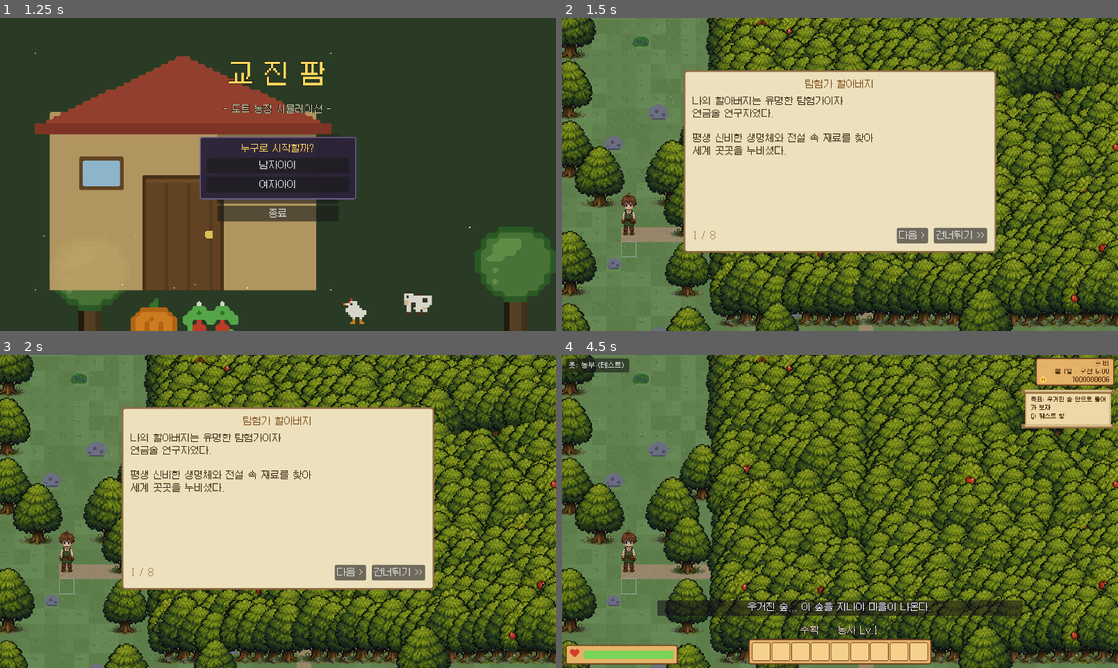
Above: before the commit, frames 1-4 (two rows, left to right).
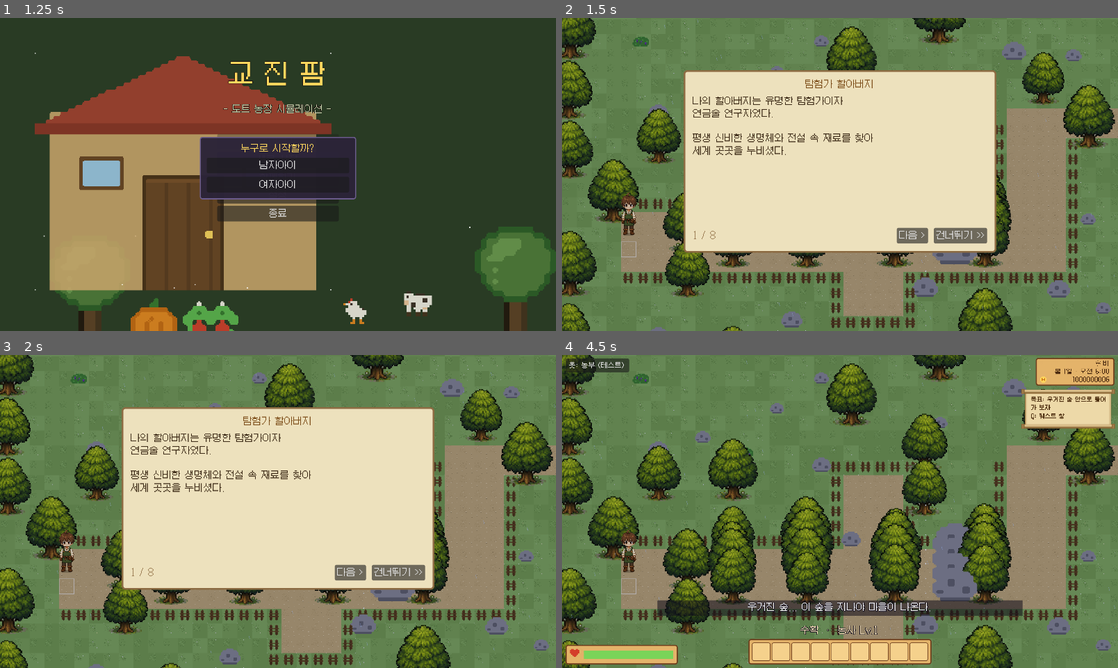
Above: after the commit, the same moments.

Repository: kyojin00/kyojingame
Game: Godot game, scene res://scenes/title.tscn
Same seed, same stepped clock (60 frames per second), same inputs: the game is played once before the commit and once after it.
Inputs:
- Up to frame 1 (1.25 s): click "새로 시작" at 0.5 s
- Up to frame 2 (1.5 s): click "새로 시작" at 1.25 s
- Up to frame 3 (2 s): no input
- Up to frame 4 (4.5 s): click "다음 >" at 2 s; click "< 이전" at 2.75 s; click "건너뛰기 >>" at 3.5 s; click "시작하기" at 4.25 s

Frame 1 is identical in both runs. In frame 2, 45% of the frame differs, in the area x 2-100%, y 0-100%; in frame 3, 45%; in frame 4, 66%.

Commit message:
숲길 4줄 + 울타리 차단, 나무 겹침 완전 제거
빽빽한 나무 벽으로 길을 막던 구조를 걷어내고, 울타리로 막는 구조로 바꿨다.
이제 나무끼리 겹치는 구간이 없다.

- 숲길을 4줄 폭 흙길로 확장 (y 15~18, x 4~33)
- 길 양옆과 동쪽 끝을 울타리로 차단 — 도끼로 걷어낼 수 없는 고정 울타리라
  길을 벗어나 숲으로 들어갈 수 없다
- 길을 통째로 가로막는 나무 줄 4곳(x 11·16·22·28)과 바위 줄(x 26)을 두어,
  베고 캐고 넘어가며 나아간다. 연결성 검사로 우회로가 없음을 확인했다
- 갈림길에서 북·남 갈래를 내되 둘 다 울타리로 막힌 막다른 길 (지도 퀘스트용)
- 길 바깥 숲은 서로 겹치지 않는 간격(가로 5칸·세로 3칸)으로 배치
- 진행도 표시를 「남은 길목 N곳」으로 정리, 뚫은 길목은 다시 막히지 않는다
- 스토리 울타리는 저장/불러오기에도 유지된다 (fixed 플래그)

Co-Authored-By: Claude Fable 5 <noreply@anthropic.com>
Claude-Session: https://claude.ai/code/session_01G16d56kTH5eNwk3gstTUwt

Diff:
--- a/game/scripts/game_data.gd
+++ b/game/scripts/game_data.gd
@@ -473,7 +473,7 @@
 			return "흙길을 막고 선 나무를 베어보자"
 		"path":
 			if story_gates_left > 0:
-				return "흙길을 막은 나무를 베며 나아가자 (남은 나무 %d그루)" % story_gates_left
+				return "길을 막은 나무를 베며 나아가자 (남은 길목 %d곳)" % story_gates_left
 			return "열린 숲길을 따라 갈림길까지 가자"
 		"map":
 			return "M 키를 눌러 지도를 열어 보자"
--- a/game/scripts/main.gd
+++ b/game/scripts/main.gd
@@ -688,7 +688,7 @@
 # 앞뒤(위아래)로 겹치는 것은 y정렬로 앞 나무가 뒤 나무를 가려 주므로
 # 오히려 깊은 숲처럼 보인다. 그래서 가로 간격만 넓게 잡고 세로는 촘촘히 둔다.
 const TREE_DX := 4   # 가로로 4칸 이내이면서
-const TREE_DY := 1   # 세로로 1칸 이내면 나란히 겹쳐 보인다 -> 금지
+const TREE_DY := 2   # 세로로 2칸 이내면 겹쳐 보인다 -> 금지
 const NATURE_CLEAR := {
 	"tree": 4, "bigrock": 3, "rock": 2, "forage_berry": 2, "forage_herb": 2,
 }
@@ -1221,7 +1221,8 @@
 					_remove_object(t)
 					# 숲길을 막고 있던 나무는 다시 자라지 않는다 (길이 도로 막히면 안 된다)
 					var story_gate: bool = GameData.story_phase != "done" \
-						and t in STORY_MAZE_GATES
+						and STORY_GATE_XS.has(t.x) \
+						and t.y >= STORY_ROAD_Y0 and t.y <= STORY_ROAD_Y1
 					if not story_gate:
 						GameData.tree_regrow.append([t.x, t.y, 1])  # 다음 날 어린 나무
 					var wood_got := WOOD_PER_TREE
@@ -1230,14 +1231,16 @@
 					GameData.wood += wood_got
 					GameData.trees_chopped += 1
 					hud.show_message("나무를 베었다! 목재 +%d" % wood_got)
-					# 숲길을 막고 있던 나무였다면 진행도를 갱신한다
-					if story_gate and GameData.story_gates_left > 0:
-						GameData.story_gates_left -= 1
-						if GameData.story_gates_left > 0:
-							hud.show_message("길이 조금 더 열렸다! (남은 나무 %d그루)"
-								% GameData.story_gates_left, 4.0)
-						else:
-							hud.show_message("숲길이 끝까지 열렸다! 갈림길로 가보자.", 4.0)
+					# 길목을 뚫었다면 진행도를 갱신한다
+					if story_gate:
+						var before_gates := int(GameData.story_gates_left)
+						_refresh_story_gates()
+						if GameData.story_gates_left < before_gates:
+							if GameData.story_gates_left > 0:
+								hud.show_message("길이 뚫렸다! (남은 길목 %d곳)"
+									% GameData.story_gates_left, 4.0)
+							else:
+								hud.show_message("숲길이 끝까지 열렸다!", 4.0)
 					_story_tree_chopped()
 					tutorial_notify("chop")
 					gain_skill("forest", 3.0)
@@ -1253,6 +1256,9 @@
 				else:
 					hud.show_message("나무가 쓰러지기 직전이다! (2/%d)" % TREE_HP)
 			elif obj.kind == "fence":
+				if bool(obj.get("fixed", false)):
+					hud.show_message("단단히 박힌 울타리다. 길을 따라 가야 한다.")
+					return
 				_remove_object(t)
 				GameData.wood += GameData.FENCE_COST_WOOD
 				Sound.play_sfx("sfx_place")
@@ -1527,25 +1533,15 @@
 const STORY_FORK := Vector2i(20, 16)       # 숲길이 갈라지는 갈림길 (지도 퀘스트)
 const STORY_ROCK := Vector2i(26, 16)       # 마을 가는 길을 막는 커다란 바위 (퀘스트 5)
 const STORY_FOREST_W := 38                 # 스토리 숲의 가로 폭 (줌아웃 화면을 채운다)
-const STORY_WALL_X := 11                   # 퀘스트 1에서 길을 막는 나무 벽
-const STORY_LINK_X := 33                   # 숲길 -> 마을 큰길로 이어지는 지점
-# 숲 미로: 지나갈 수 있는 통로 (여기 말고는 전부 빽빽한 나무)
-const STORY_MAZE_PATH := [
-	Vector2i(12, 16), Vector2i(13, 16), Vector2i(14, 16),
-	Vector2i(14, 15), Vector2i(14, 14), Vector2i(14, 13), Vector2i(14, 12),
-	Vector2i(15, 12), Vector2i(16, 12), Vector2i(17, 12),
-	Vector2i(17, 13), Vector2i(17, 14), Vector2i(17, 15), Vector2i(17, 16),
-	Vector2i(18, 16), Vector2i(19, 16),
-]
-# 흙길 한가운데 간간히 서서 길을 막는 나무들 — 베고 넘어가며 나아간다.
-# 첫 번째(벽)는 퀘스트 1의 「더 이상 갈 수 없는 길」이자 퀘스트 3의 벌목 대상.
-const STORY_MAZE_GATES := [
-	Vector2i(STORY_WALL_X, 16),                       # 빈터 끝 — 길을 막은 첫 나무
-	Vector2i(13, 16), Vector2i(14, 13), Vector2i(17, 15),  # 미로 통로
-	Vector2i(22, 16), Vector2i(24, 16),               # 갈림길 뒤 동쪽 숲길
-	Vector2i(29, 16), Vector2i(31, 16),               # 바위 너머
-	Vector2i(STORY_LINK_X, 12),                       # 마을 큰길로 오르는 연결로
-]
+# 숲길은 4줄 폭의 흙길. 양옆은 울타리로 막혀 있어 길을 벗어날 수 없다.
+const STORY_ROAD_Y0 := 15
+const STORY_ROAD_Y1 := 18                  # 15·16·17·18 = 4줄
+const STORY_ROAD_X0 := 4
+const STORY_ROAD_X1 := 33
+const STORY_LINK_X := 30                   # 마을 큰길로 오르는 4줄 연결로 (30~33)
+# 길을 가로막고 선 나무 줄 (4줄 전체를 막는다) — 베어야만 지나갈 수 있다.
+# 첫 번째는 퀘스트 1의 「더 이상 갈 수 없는 길」이자 퀘스트 3의 벌목 대상.
+const STORY_GATE_XS := [11, 16, 22, 28]
 const BIGROCK_HP := 4                      # 커다란 바위는 여러 번 캐야 부서진다
 const BIGROCK_STONE := 4                   # 커다란 바위에서 나오는 돌
 var story_cutscene := false                # 컷신 중 조작 잠금
@@ -1592,53 +1588,95 @@
 	for yy in [STORY_LANE_Y - 1, STORY_LANE_Y, STORY_LANE_Y + 1]:
 		objects.erase(Vector2i(0, yy))
 		objects.erase(Vector2i(1, yy))
-	# ① 숲길을 흙길로 먼저 낸다 — 어디로 가야 하는지 한눈에 보이게 한다.
-	#    (빈터에서 벽까지 → 미로 통로 → 갈림길 → 동쪽 길 → 마을 큰길 연결로)
-	for x in range(4, STORY_WALL_X + 1):
-		grid[STORY_LANE_Y][x].ground = "path"
-	for c: Vector2i in STORY_MAZE_PATH:
-		grid[c.y][c.x].ground = "path"
-	for y in range(8, 23):
-		grid[y][STORY_FORK.x].ground = "path"
-	for x in range(STORY_FORK.x, STORY_LINK_X + 1):
-		grid[STORY_LANE_Y][x].ground = "path"
-	for y in range(9, STORY_LANE_Y + 1):
-		grid[y][STORY_LINK_X].ground = "path"
-
-	# ② 숲 미로: 흙길이 아닌 곳은 전부 나무로 꽉 채운다
+	# ① 4줄 폭의 흙길을 낸다 (본길 + 갈림길의 북/남 갈래 + 마을 큰길 연결로)
+	for y in range(STORY_ROAD_Y0, STORY_ROAD_Y1 + 1):
+		for x in range(STORY_ROAD_X0, STORY_ROAD_X1 + 1):
+			grid[y][x].ground = "path"
+	for y in range(10, STORY_ROAD_Y0):              # 북쪽 갈래 (막다른 길)
+		for x in range(STORY_FORK.x - 1, STORY_FORK.x + 3):
+			grid[y][x].ground = "path"
+	for y in range(STORY_ROAD_Y1 + 1, 22):          # 남쪽 갈래 (막다른 길)
+		for x in range(STORY_FORK.x - 1, STORY_FORK.x + 3):
+			grid[y][x].ground = "path"
+	for y in range(9, STORY_ROAD_Y0):               # 마을 큰길로 오르는 연결로
+		for x in range(STORY_LINK_X, STORY_LINK_X + 4):
+			grid[y][x].ground = "path"
+
+	# ② 길 양옆은 울타리로 막는다 — 길을 벗어날 수 없다 (숲으로는 못 들어간다)
+	for x in range(STORY_ROAD_X0, STORY_ROAD_X1 + 2):
+		var at_fork: bool = x >= STORY_FORK.x - 1 and x <= STORY_FORK.x + 2
+		var at_link: bool = x >= STORY_LINK_X and x <= STORY_LINK_X + 3
+		if not at_fork and not at_link:
+			_story_fence(Vector2i(x, STORY_ROAD_Y0 - 1))   # 위쪽 (갈래·연결로는 열어 둔다)
+		if not at_fork:
+			_story_fence(Vector2i(x, STORY_ROAD_Y1 + 1))   # 아래쪽
+	for y in range(9, STORY_ROAD_Y0):               # 북쪽 갈래 양옆 + 막다른 끝
+		_story_fence(Vector2i(STORY_FORK.x - 2, y))
+		_story_fence(Vector2i(STORY_FORK.x + 3, y))
+	for x in range(STORY_FORK.x - 2, STORY_FORK.x + 4):
+		_story_fence(Vector2i(x, 9))
+	for y in range(STORY_ROAD_Y1 + 1, 22):          # 남쪽 갈래 양옆 + 막다른 끝
+		_story_fence(Vector2i(STORY_FORK.x - 2, y))
+		_story_fence(Vector2i(STORY_FORK.x + 3, y))
+	for x in range(STORY_FORK.x - 2, STORY_FORK.x + 4):
+		_story_fence(Vector2i(x, 22))
+	for y in range(9, STORY_ROAD_Y0):               # 연결로 양옆
+		_story_fence(Vector2i(STORY_LINK_X - 1, y))
+		_story_fence(Vector2i(STORY_LINK_X + 4, y))
+	for y in range(STORY_ROAD_Y0, STORY_ROAD_Y1 + 1):   # 본길 동쪽 끝
+		_story_fence(Vector2i(STORY_ROAD_X1 + 1, y))
+
+	# ③ 길을 가로막고 선 나무 줄 — 베어야만 지나갈 수 있다
+	for gx: int in STORY_GATE_XS:
+		for y in range(STORY_ROAD_Y0, STORY_ROAD_Y1 + 1):
+			objects[Vector2i(gx, y)] = {"kind": "tree", "hp": TREE_HP}
+
+	# ④ 퀘스트 5: 커다란 바위가 길 4줄을 통째로 가로막는다
+	for y in range(STORY_ROAD_Y0, STORY_ROAD_Y1 + 1):
+		objects[Vector2i(STORY_ROCK.x, y)] = {"kind": "bigrock", "hp": BIGROCK_HP}
+
+	# ⑤ 길 바깥의 숲: 서로 겹치지 않게 간격을 지켜 세운다 (울타리 너머 풍경)
 	for y in range(1, 23):
-		for x in range(STORY_WALL_X, STORY_FOREST_W):
+		for x in range(3, STORY_FOREST_W):
 			var pos := Vector2i(x, y)
 			if grid[y][x].ground != "grass" or objects.has(pos):
-				continue  # 흙길은 비워 둔다
-			var tr := {"kind": "tree", "hp": TREE_HP}
-			if _hash01(x * 17 + 2, y * 23 + 5) < 0.10:
-				tr["apple"] = true  # 일부 나무에만 사과 3개가 열린다
-			objects[pos] = tr
-
-	# ③ 흙길 위에 길을 막고 선 나무들 — 이것만 베면 길이 이어진다
-	for g: Vector2i in STORY_MAZE_GATES:
-		objects[g] = {"kind": "tree", "hp": TREE_HP}
-	GameData.story_gates_left = STORY_MAZE_GATES.size()
-
-	# ③ 시작 빈터: 주인공이 움직이고 우체부와 만나는 자리 (나무 없이 돌·덤불만)
-	for y in range(1, 23):
-		for x in range(3, STORY_WALL_X):
-			var p2 := Vector2i(x, y)
-			if grid[y][x].ground != "grass" or objects.has(p2):
 				continue
-			if y == STORY_LANE_Y:
-				continue  # 우체부가 걸어오는 길
 			var h := _hash01(x, y)
-			if h > 0.93 and _nature_clear(p2, "rock"):
-				objects[p2] = {"kind": "rock", "hp": ROCK_HP}
-			elif h > 0.84 and _nature_clear(p2, "forage_berry"):
-				objects[p2] = {"kind": "forage_herb" if h < 0.885 else "forage_berry",
-					"hp": 0}
-
-	# ④ 퀘스트 5: 동쪽 숲길 한가운데를 커다란 바위가 완전히 가로막는다
-	#    (위아래는 빽빽한 숲이라 돌아갈 수 없다 — 바위를 캐야만 지나갈 수 있다)
-	objects[STORY_ROCK] = {"kind": "bigrock", "hp": BIGROCK_HP}
+			if h < 0.55:
+				if _nature_clear(pos, "tree"):
+					var tr := {"kind": "tree", "hp": TREE_HP}
+					if _hash01(x * 17 + 2, y * 23 + 5) < 0.12:
+						tr["apple"] = true  # 일부 나무에만 사과 3개가 열린다
+					objects[pos] = tr
+			elif h > 0.93:
+				if _nature_clear(pos, "rock"):
+					objects[pos] = {"kind": "rock", "hp": ROCK_HP}
+			elif h > 0.86:
+				if _nature_clear(pos, "forage_berry"):
+					objects[pos] = {"kind": "forage_herb" if h < 0.895 else "forage_berry",
+						"hp": 0}
+	_refresh_story_gates()
+
+
+# 스토리용 울타리: 길을 벗어나지 못하게 막는다 (도끼로 걷어낼 수 없다)
+func _story_fence(pos: Vector2i) -> void:
+	if pos.x < 0 or pos.y < 0 or pos.x >= MAP_W or pos.y >= MAP_H:
+		return
+	objects[pos] = {"kind": "fence", "hp": 0, "fixed": true}
+
+
+# 아직 뚫지 못한 길목(나무 줄) 수를 센다 — 한 칸만 베어도 그 줄은 열린 것으로 본다
+func _refresh_story_gates() -> void:
+	var left := 0
+	for gx: int in STORY_GATE_XS:
+		var blocked := true
+		for y in range(STORY_ROAD_Y0, STORY_ROAD_Y1 + 1):
+			if not objects.has(Vector2i(gx, y)):
+				blocked = false
+				break
+		if blocked:
+			left += 1
+	GameData.story_gates_left = left
 
 
 func _story_update(delta: float) -> void:
@@ -3059,7 +3097,8 @@
 		objs.append([pos.x, pos.y, objects[pos].kind, objects[pos].hp,
 			1 if objects[pos].get("apple", false) else 0,
 			1 if objects[pos].get("young", false) else 0,
-			int(objects[pos].get("grow", 0))])
+			int(objects[pos].get("grow", 0)),
+			1 if objects[pos].get("fixed", false) else 0])
 	var anims := []
 	for a in animals:
 		anims.append([a.type, a.position.x, a.position.y, 1 if a.fed else 0])
@@ -3182,6 +3221,8 @@
 			if o.size() > 6 and int(o[5]) == 1:
 				od["young"] = true
 				od["grow"] = int(o[6])
+			if o.size() > 7 and int(o[7]) == 1:
+				od["fixed"] = true  # 스토리 울타리 (걷어낼 수 없다)
 			objects[Vector2i(int(o[0]), int(o[1]))] = od
 
 
@@ -3920,7 +3961,8 @@
 		objs.append([pos.x, pos.y, objects[pos].kind, objects[pos].hp,
 			1 if objects[pos].get("apple", false) else 0,
 			1 if objects[pos].get("young", false) else 0,
-			int(objects[pos].get("grow", 0))])
+			int(objects[pos].get("grow", 0)),
+			1 if objects[pos].get("fixed", false) else 0])
 	var anims := []
 	for a in animals:
 		anims.append([a.type, a.position.x, a.position.y, 1 if a.fed else 0])
Not shown, changed: ROADMAP.md
Not shown, changed: game/docs/quests.md
